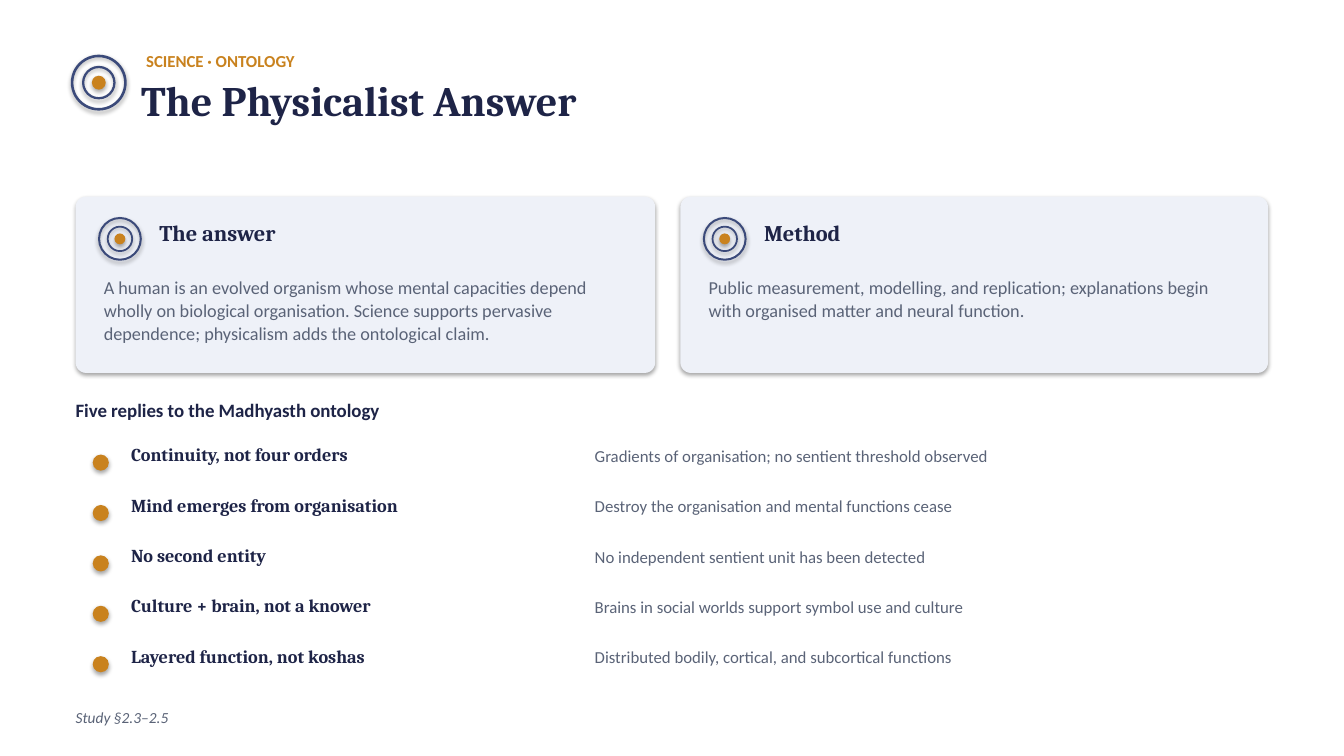
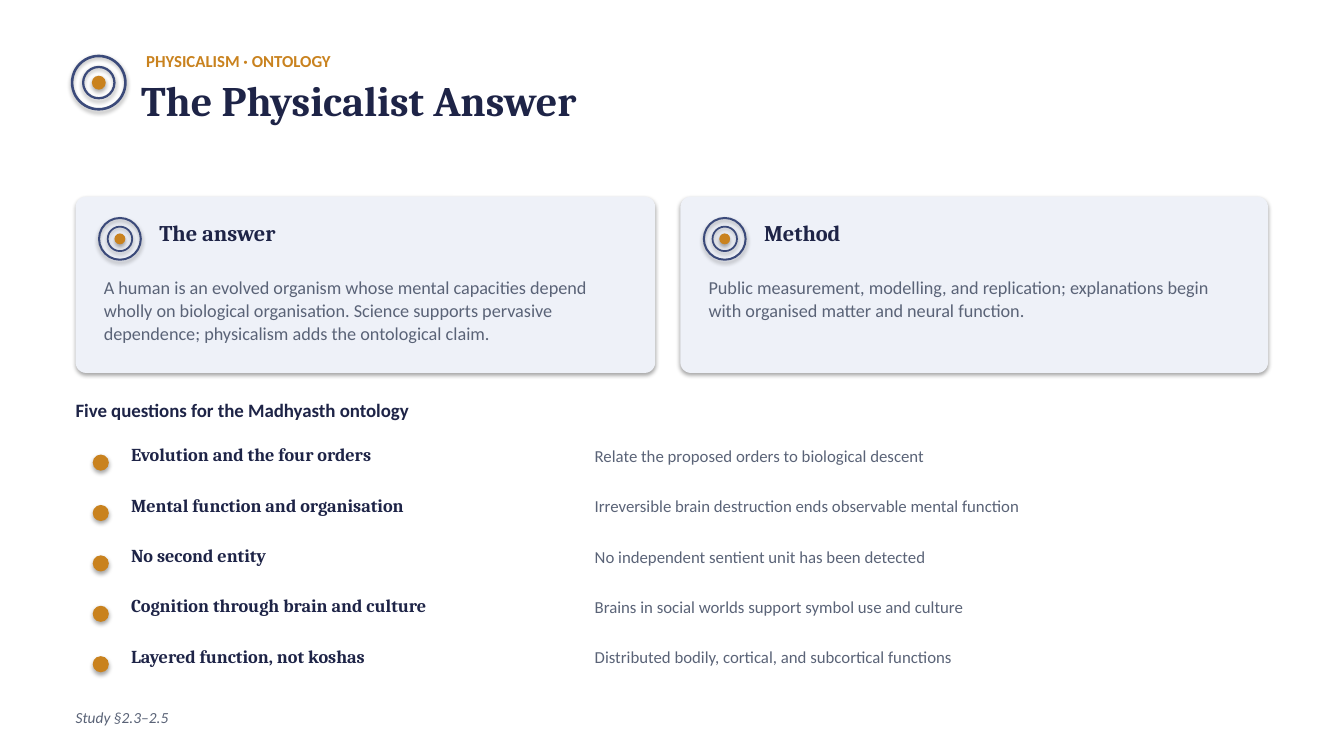
Before and after one commit to raghavamohan/AnalyticMadhyasthDarshan, a slide deck: slide 11 of Studies/Why-Humans-Are-Not-Just-Material/Why-Humans-Are-Not-Just-Material.pptx. Drawn at 1344x756 pixels with LibreOffice and Linux fonts; fonts in the diff are those of the drawing. Boxes give left, top, right and bottom in pixels: in the first picture for what was removed or moved away, otherwise in the second. Text is boxed around its words. In the diff, an @@ line names an element or a change of style, - is before the commit and + after.

```diff
--- a/Studies/Why-Humans-Are-Not-Just-Material/Why-Humans-Are-Not-Just-Material.pptx
+++ b/Studies/Why-Humans-Are-Not-Just-Material/Why-Humans-Are-Not-Just-Material.pptx
@@ text at <box>146,56,331,67</box>: text changed @@
-SCIENCE · ONTOLOGY
+PHYSICALISM · ONTOLOGY
@@ text at <box>76,403,409,420</box>: text changed @@
-Five replies to the Madhyasth ontology
+Five questions for the Madhyasth ontology
@@ text at <box>131,448,371,461</box>: text changed @@
-Continuity, not four orders
+Evolution and the four orders
@@ text at <box>595,450,923,465</box>: text changed @@
-Gradients of organisation; no sentient threshold observed
+Relate the proposed orders to biological descent
@@ text at <box>131,499,403,516</box>: text changed @@
-Mind emerges from organisation
+Mental function and organisation
@@ text at <box>595,500,1019,512</box>: text changed @@
-Destroy the organisation and mental functions cease
+Irreversible brain destruction ends observable mental function
@@ text at <box>131,599,426,616</box>: text changed @@
-Culture + brain, not a knower
+Cognition through brain and culture
```
Also in this commit, not shown: 16 other slides changed, 16 other files.
